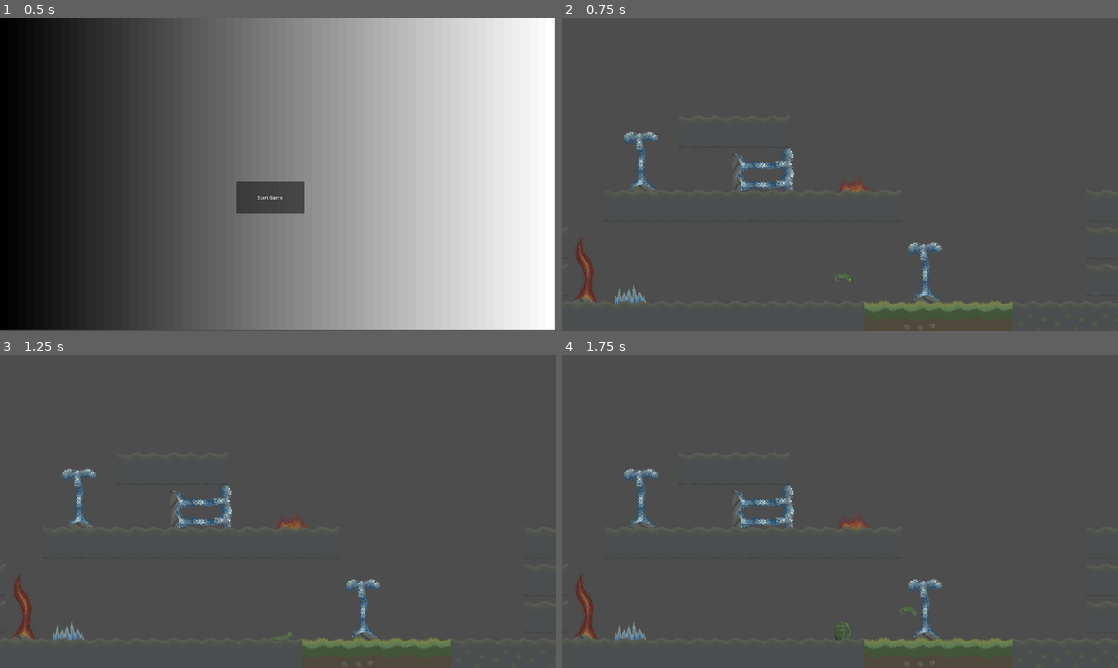
Above: before the commit, frames 1-4 (two rows, left to right).
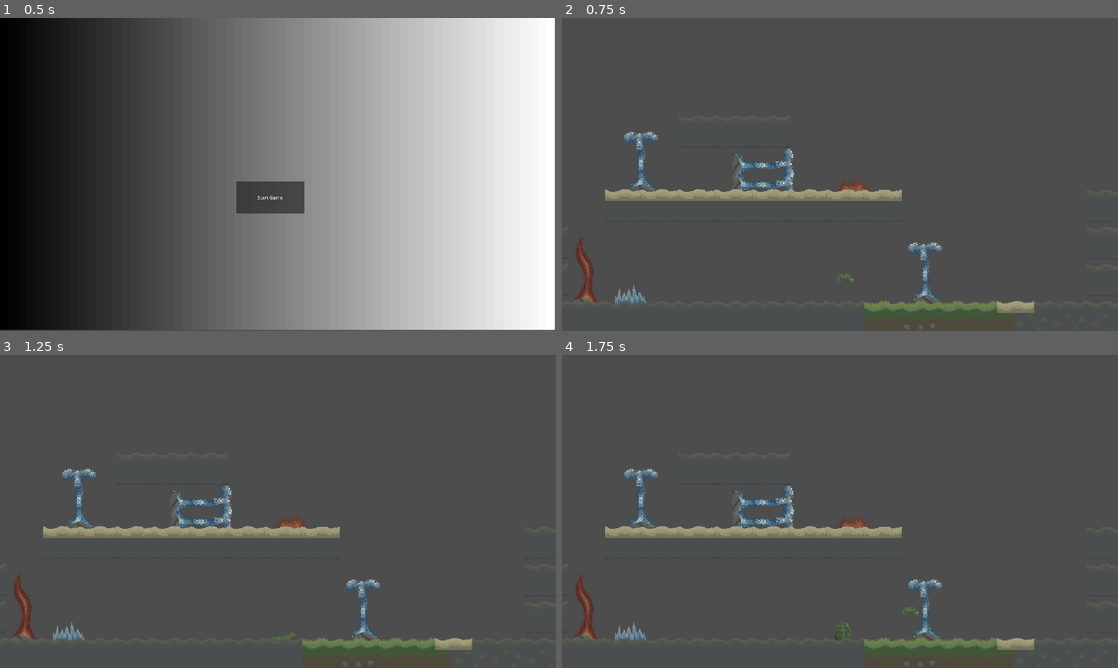
Above: after the commit, the same moments.

Repository: Logan-Voigt/The-Lost-Lizard
Game: Godot game, scene res://src/globals/main.tscn
Same seed, same stepped clock (60 frames per second), same inputs: the game is played once before the commit and once after it.
Inputs:
- Up to frame 1 (0.5 s): no input
- Up to frame 2 (0.75 s): click "Start Game" at 0.5 s
- Up to frame 3 (1.25 s): no input
- Up to frame 4 (1.75 s): tap Enter at 1.25 s; hold D (move_right) from 1.28 s (still down); hold E (set_egg) from 1.28 s (still down); tap Space (move_jump) at 1.52 s

Frame 1 is identical in both runs. In frame 2, 2.0% of the frame differs, in the area x 7-85%, y 54-95%; in frame 3, 2.0%; in frame 4, 2.0%.

Commit message:
added the slide effect and a temp icy floor

Diff:
--- /dev/null
+++ b/resources/obstacles/icy_floor.tres
@@ -0,0 +1,16 @@
+[gd_resource type="Resource" script_class="ObstacleData" load_steps=2 format=3 uid="uid://ctar066hgbvka"]
+
+[ext_resource type="Script" uid="uid://bok5uxyimsk0t" path="res://resources/obstacle_data.gd" id="1_7qh4j"]
+
+[resource]
+script = ExtResource("1_7qh4j")
+damage_type = 2
+instant_death = false
+kill_no_matter = false
+death_timer_limit = 0.0
+pushing_power = 0
+destroyed_by_type = 4
+matching_effect = 0
+differing_effect = 3
+always_effect = 0
+metadata/_custom_type_script = "uid://bok5uxyimsk0t"
--- a/src/level/level.tscn
+++ b/src/level/level.tscn
@@ -7,6 +7,7 @@
 [ext_resource type="PackedScene" uid="uid://24ugimcm8yus" path="res://src/level/obstacles/icy_vent.tscn" id="4_w7y1s"]
 [ext_resource type="Resource" uid="uid://blovqxox423bg" path="res://resources/obstacles/strong_icy_vent.tres" id="5_w7y1s"]
 [ext_resource type="TileSet" uid="uid://56dmgab1ecny" path="res://resources/level_tiles.tres" id="6_w7y1s"]
+[ext_resource type="PackedScene" uid="uid://cdfitb1vcfv3w" path="res://src/level/obstacles/icy_floor.tscn" id="7_ob0n7"]
 
 [node name="Level" type="Node2D"]
 script = ExtResource("1_5vox1")
@@ -38,6 +39,33 @@
 rotation = 1.57668
 obstacle_data = ExtResource("5_w7y1s")
 
+[node name="IcyFloor" parent="." instance=ExtResource("7_ob0n7")]
+position = Vector2(1546, 658)
+
+[node name="IcyFloor2" parent="." instance=ExtResource("7_ob0n7")]
+position = Vector2(1088, 273)
+
+[node name="IcyFloor3" parent="." instance=ExtResource("7_ob0n7")]
+position = Vector2(960, 273)
+
+[node name="IcyFloor4" parent="." instance=ExtResource("7_ob0n7")]
+position = Vector2(832, 272)
+
+[node name="IcyFloor5" parent="." instance=ExtResource("7_ob0n7")]
+position = Vector2(704, 272)
+
+[node name="IcyFloor6" parent="." instance=ExtResource("7_ob0n7")]
+position = Vector2(576, 272)
+
+[node name="IcyFloor7" parent="." instance=ExtResource("7_ob0n7")]
+position = Vector2(448, 272)
+
+[node name="IcyFloor8" parent="." instance=ExtResource("7_ob0n7")]
+position = Vector2(320, 272)
+
+[node name="IcyFloor9" parent="." instance=ExtResource("7_ob0n7")]
+position = Vector2(192, 272)
+
 [node name="TileMapLayer" type="TileMapLayer" parent="."]
 z_index = 2
 tile_map_data = PackedByteArray("AAAAAAUABAAAAAAAAAABAAUABAAAAAAAAAACAAUABAAAAAAAAAADAAUABAAAAAAAAAAEAAUABAAAAAAAAAAFAA …(432 unchanged characters)…
--- a/src/level/obstacles/adaptation_obstacle.gd
+++ b/src/level/obstacles/adaptation_obstacle.gd
@@ -19,7 +19,6 @@
 var pushing_x : int
 var pushing_y : int
 var player : Player
-var pushing_player : bool
 
 var death_timer : float
 
@@ -32,20 +31,20 @@
 	effect_staticbody.collision_layer = 0
 
 
-func apply_matching_effects(delta) -> void:
-	if obstacle_data.kill_no_matter:
-		apply_differing_effects(delta)
-	match obstacle_data.matching_effect:
+func match_the_effect(type_of_effect : int) -> void:
+	match type_of_effect:
 		STOP:
 			effect_staticbody.collision_layer = PLAYER_LAYER
 		PUSH:
-			pushing_player = true
-			player.being_pushed = pushing_player
 			player.add_external_force(transform.y * -obstacle_data.pushing_power)
 		SLIDE:
-			pass
+			player.is_sliding = true
 		_:
 			pass
+
+
+func apply_matching_effects() -> void:
+	match_the_effect(obstacle_data.matching_effect)
 
 
 func apply_differing_effects(delta: float) -> void:
@@ -57,11 +56,14 @@
 		if death_timer > obstacle_data.death_timer_limit:
 			kill_player()
 			return
+	match_the_effect(obstacle_data.differing_effect)
 
 
 func apply_always_effects() -> void:
-	pass
-
+	if obstacle_data.kill_no_matter:
+		kill_player()
+		return
+	match_the_effect(obstacle_data.always_effect)
 
 func _on_effect_area_body_entered(body: Node2D) -> void:
 	if body is Player:
@@ -69,9 +71,6 @@
 
 
 func _on_effect_area_body_exited(body: Node2D) -> void:
-	if pushing_player:
-		pushing_player = false
-		player.being_pushed = false
 	if body is Player:
 		death_timer = 0.0
 		player = null
@@ -86,7 +85,7 @@
 func _physics_process(delta: float) -> void:
 	if not player: return
 	if obstacle_data.damage_type == GameState.adaptation_type:
-		apply_matching_effects(delta)
+		apply_matching_effects()
 	else:
 		apply_differing_effects(delta)
 	apply_always_effects()
--- /dev/null
+++ b/src/level/obstacles/icy_floor.tscn
@@ -0,0 +1,46 @@
+[gd_scene load_steps=6 format=3 uid="uid://cdfitb1vcfv3w"]
+
+[ext_resource type="Script" uid="uid://dlcrd4eaa65s5" path="res://src/level/obstacles/adaptation_obstacle.gd" id="1_wi6at"]
+[ext_resource type="Texture2D" uid="uid://ble0ai6dv6oxu" path="res://assets/environment/building_blocks/desert_tile.png" id="2_2ja2v"]
+[ext_resource type="Resource" uid="uid://ctar066hgbvka" path="res://resources/obstacles/icy_floor.tres" id="2_hhhu1"]
+
+[sub_resource type="RectangleShape2D" id="RectangleShape2D_hhhu1"]
+size = Vector2(128, 32)
+
+[sub_resource type="SpriteFrames" id="SpriteFrames_p7moe"]
+animations = [{
+"frames": [{
+"duration": 1.0,
+"texture": ExtResource("2_2ja2v")
+}],
+"loop": true,
+"name": &"default",
+"speed": 5.0
+}]
+
+[node name="IcyFloor" type="Node2D"]
+z_index = 3
+script = ExtResource("1_wi6at")
+obstacle_data = ExtResource("2_hhhu1")
+
+[node name="EffectArea" type="Area2D" parent="."]
+
+[node name="CollisionShape2D" type="CollisionShape2D" parent="EffectArea"]
+shape = SubResource("RectangleShape2D_hhhu1")
+
+[node name="EffectStaticbody" type="StaticBody2D" parent="."]
+collision_layer = 0
+collision_mask = 0
+
+[node name="CollisionShape2D" type="CollisionShape2D" parent="EffectStaticbody"]
+shape = SubResource("RectangleShape2D_hhhu1")
+
+[node name="Main_Texture" type="AnimatedSprite2D" parent="."]
+position = Vector2(1, -25)
+sprite_frames = SubResource("SpriteFrames_p7moe")
+
+[node name="Secondary_Texture" type="Sprite2D" parent="."]
+position = Vector2(0, -128)
+
+[connection signal="body_entered" from="EffectArea" to="." method="_on_effect_area_body_entered"]
+[connection signal="body_exited" from="EffectArea" to="." method="_on_effect_area_body_exited"]
--- a/src/player/player.gd
+++ b/src/player/player.gd
@@ -10,8 +10,7 @@
 
 var stored_jump : bool = false
 var stored_jump_timer : float = 0.0
-
-var being_pushed : bool
+var is_sliding : bool
 var external_forces : Array[Vector2]
 
 func add_external_force(force : Vector2) -> void:
@@ -50,7 +49,20 @@
 		velocity.x = direction * SPEED
 	else:
 		player_sprite.play("idle")
-		velocity.x = move_toward(velocity.x, 0, SPEED)
+		if is_sliding:
+			handle_sliding()
+		else:
+			velocity.x = move_toward(velocity.x, 0, SPEED)
+
+
+func handle_sliding() -> void:
+	is_sliding = false
+	if abs(velocity.x) < 1:
+		if player_sprite.flip_h:
+			velocity.x = -500
+		else:
+			velocity.x = 500
+
 
 func handle_graphics() -> void:
 	if Input.is_action_pressed("move_left"):
--- a/src/player/player.tscn
+++ b/src/player/player.tscn
@@ -7,7 +7,7 @@
 [ext_resource type="Texture2D" uid="uid://b78v5s4nah7ux" path="res://assets/lizard_jumping.png" id="4_jiejy"]
 
 [sub_resource type="RectangleShape2D" id="RectangleShape2D_0xm2m"]
-size = Vector2(164, 58)
+size = Vector2(130, 58)
 
 [sub_resource type="AtlasTexture" id="AtlasTexture_jiejy"]
 atlas = ExtResource("3_244u8")
@@ -141,7 +141,7 @@
 [node name="Visuals" type="AnimatedSprite2D" parent="."]
 z_index = 1
 texture_filter = 1
-position = Vector2(-16, -100)
+position = Vector2(0, -100)
 scale = Vector2(0.5, 0.5)
 sprite_frames = SubResource("SpriteFrames_h2yge")
 animation = &"walking"
Not shown: 1 places in src/level/level.tscn that only renumber resources
